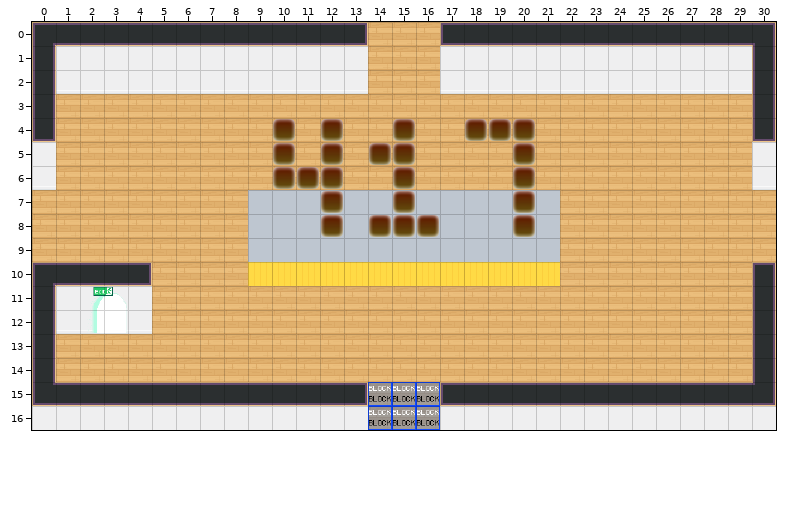
Tiled map (JSON) -- dist/map/417.json. Above is the file before it was changed.
Cells are 32x32 px. Shown: x 0..30, y 0..16.
Now the later version:
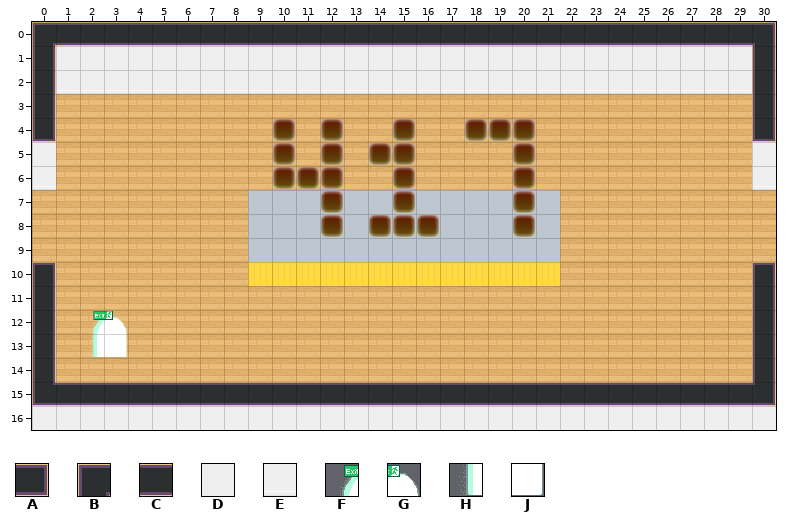
Key: from "tileset5_export": A 47, B 48, C 56, D 62, E 72; from "worldExit": F 0, G 1, H 2, J 3.
_ is an empty cell.
Tiles of an added or newly shown layer are drawn over the layers below it.
Changes in this commit:
Layer "walltest":
y 10: x 0..4 BCCCA -> _____
y 11: x 1..4 DDDD -> ____
y 12: x 1..4 EEEE -> ____
Layer "door-south" (now shown):
y 15: x 13..17 _____ -> CCCCC
y 16: x 14..16 ___ -> DDD
Layer "door-north" (now shown):
y 0: x 13..17 _____ -> CCCCC
y 1: x 14..16 ___ -> DDD
y 2: x 14..16 ___ -> EEE
Layer "LOBBYx":
y 11: x 2..3 FG -> __
y 12: x 2..3 HJ -> FG
y 13: x 2..3 __ -> HJ
Boxes around the changes in both pictures, in picture pixels (x1, y1, x2, y2):
added: (365, 22, 443, 94)
changed: (53, 262, 152, 357)
added: (365, 382, 443, 430)
